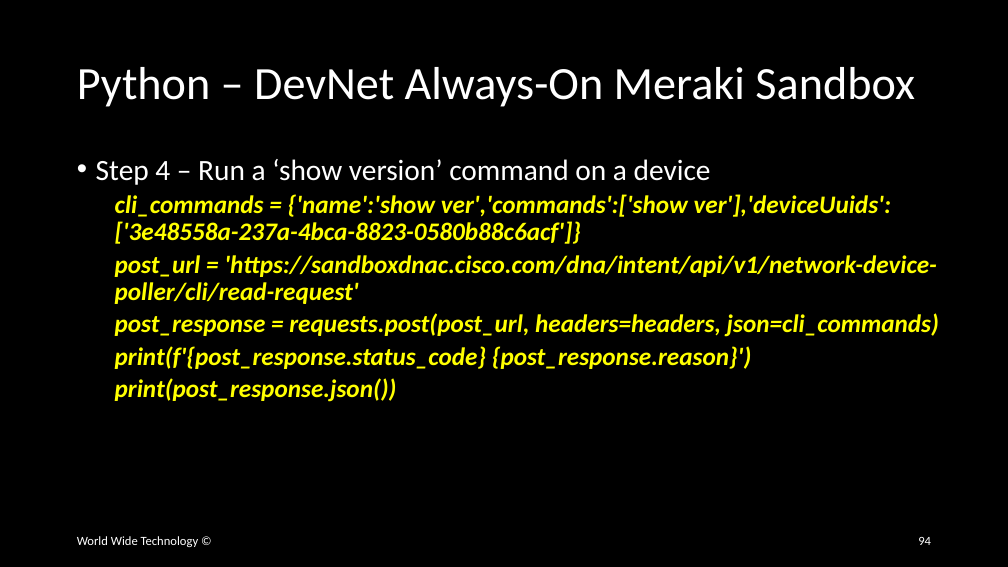
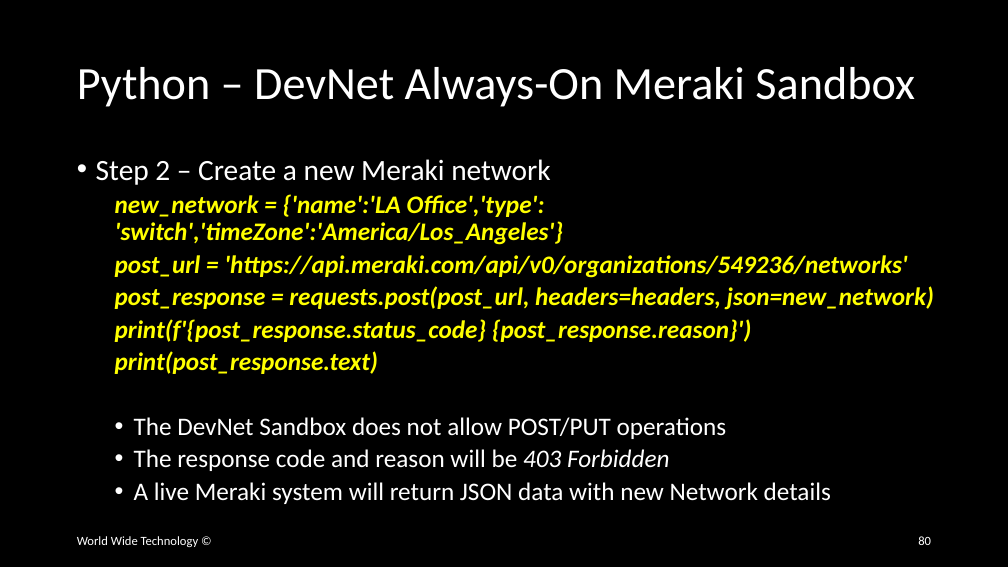
Before and after one commit to wwt/curl-requests-foundations, a slide deck: slide 80 of curl-requests-foundations.pptx (slide 94 before the commit). Drawn at 1008x567 pixels with LibreOffice and Linux fonts; fonts in the diff are those of the drawing. Boxes give left, top, right and bottom in pixels: in the first picture for what was removed or moved away, otherwise in the second. Text is boxed around its words. In the diff, an @@ line names an element or a change of style, - is before the commit and + after.

Commit message:
Added Meraki Python commands

```diff
--- a/curl-requests-foundations.pptx
+++ b/curl-requests-foundations.pptx
@@ text at [96,159,934,309]: text changed @@
-• Step 4 – Run a ‘show version’ command on a device
-  cli_commands = {'name':'show ver','commands':['show ver'],'deviceUuids':['3e48558a-237a-4bca-8823-0580b88c6acf']}
-  post_url = 'https://sandboxdnac.cisco.com/dna/intent/api/v1/network-device-poller/cli/read-request'
-  post_response = requests.post(post_url, headers=headers, json=cli_commands)
+• Step 2 – Create a new Meraki network
+  new_network = {'name':'LA Office','type': 'switch','timeZone':'America/Los_Angeles'}
+  post_url = 'https://api.meraki.com/api/v0/organizations/549236/networks'
+  post_response = requests.post(post_url, headers=headers, json=new_network)
@@ text at [115,351,831,504]: text changed; text colour #FFFF00 to #FFFFFF; bold off; italic off @@
-  print(post_response.json())
+  print(post_response.text)
+  • The DevNet Sandbox does not allow POST/PUT operations
+  • The response code and reason will be 403 Forbidden
+  • A live Meraki system will return JSON data with new Network details
@@ page number at [918,536,931,545]: text changed @@
-94
+80
```
Also in this commit, not shown: 6 other slides changed, 13 slides removed.
